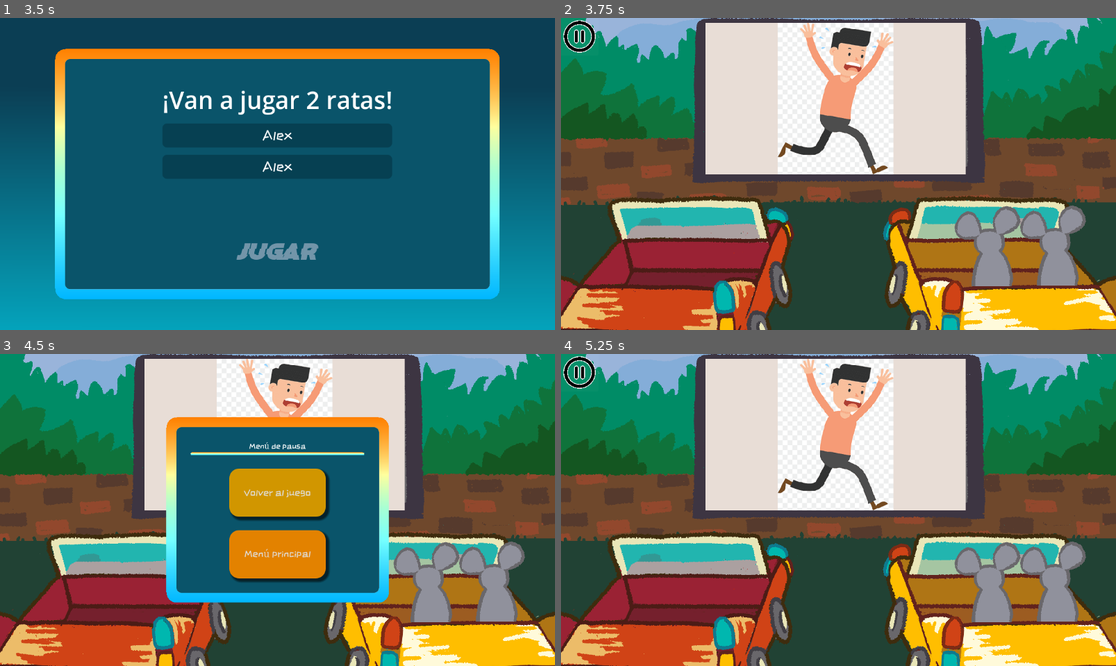
Above: before the commit, frames 1-4 (two rows, left to right).
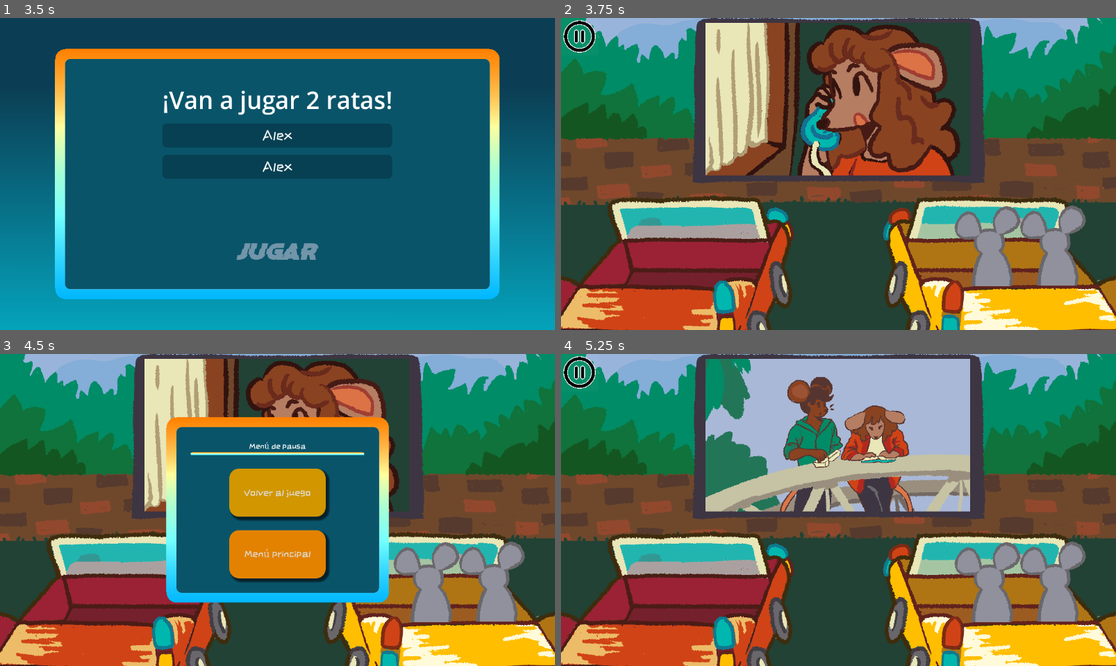
Above: after the commit, the same moments.

Repository: mamRobles/Las_ratas_dan_la_lata
Game: Godot game, scene res://Inicio/Scenes/MDI.tscn
Same seed, same stepped clock (60 frames per second), same inputs: the game is played once before the commit and once after it.
Inputs (mouse positions are in pixels of both pictures, inside the frame that each line leads up to):
- Up to frame 1 (3.5 s): click (277, 174) at 0.5 s; click "2 Jugadores" at 1.25 s; click (177, 230) at 2.02 s; type "Alex" at 2.1 s; click (377, 230) at 2.25 s; type "Alex" at 2.33 s; click "Continuar" at 2.75 s
- Up to frame 2 (3.75 s): click "JUGAR" at 3.5 s
- Up to frame 3 (4.5 s): click (16, 372) at 4.25 s
- Up to frame 4 (5.25 s): click "Volver al juego" at 5 s

Frame 1 is identical in both runs. In frame 2, 23% of the frame differs, in the area x 26-74%, y 1-51%; in frame 3, 11%; in frame 4, 23%.

Commit message:
película modificada, faltan las escenas de jumpscare, también he añadido a freddy gatueger

Diff:
--- a/Final/Scenes/final.tscn
+++ b/Final/Scenes/final.tscn
@@ -276,7 +276,7 @@
 rotation = -0.23911
 sprite_frames = SubResource("SpriteFrames_dtt5y")
 autoplay = "default"
-frame_progress = 0.547835
+frame_progress = 0.409576
 speed_scale = 4.0
 
 [connection signal="pressed" from="PanelContainer2/PanelContainer/MarginContainer/HBoxContainer/Volver a Jugar" to="." method="_on_volver_a_jugar_pressed"]
--- a/MINI2/Scenes/MINI2.tscn
+++ b/MINI2/Scenes/MINI2.tscn
@@ -31,15 +31,18 @@
 show_behind_parent = true
 light_mask = 512
 visibility_layer = 512
+clip_contents = false
 anchors_preset = 5
 anchor_left = 0.5
 anchor_right = 0.5
+anchor_bottom = 0.0
 offset_left = -276.0
 offset_top = 10.0
 offset_right = 324.0
 offset_bottom = 360.0
-grow_horizontal = 2
-scale = Vector2(0.9, 0.9)
+grow_vertical = 1
+scale = Vector2(0.52, 0.52)
+pivot_offset = Vector2(0.5, 0)
 mouse_filter = 2
 
 [node name="TextureRect2" type="TextureRect" parent="Node2D/ParallaxBackground"]
--- a/MINI2/Scenes/imagen-MINI2.tscn
+++ b/MINI2/Scenes/imagen-MINI2.tscn
@@ -131,18 +131,21 @@
 clip_contents = true
 custom_minimum_size = Vector2(600, 350)
 layout_mode = 3
-anchors_preset = 0
-offset_right = 600.0
-offset_bottom = 350.0
+anchors_preset = 15
+anchor_right = 1.0
+anchor_bottom = 1.0
+grow_horizontal = 2
+grow_vertical = 2
 script = ExtResource("1_fqoey")
+
+[node name="nosfegatu" type="Sprite2D" parent="."]
+visible = false
+z_index = 1
+texture = ExtResource("5_u4vdm")
+centered = false
 
 [node name="AnimatedSprite2D" type="AnimatedSprite2D" parent="."]
 sprite_frames = SubResource("SpriteFrames_l8dvp")
-animation = &"tumba"
+frame_progress = 0.177066
 speed_scale = 0.2
 centered = false
-
-[node name="nosfegatu" type="Sprite2D" parent="."]
-visible = false
-texture = ExtResource("5_u4vdm")
-centered = false
Binary file changed: MINI2/Sprites/MINI2-cine1.png
Binary file changed: MINI2/Sprites/MINI2-cine2.png
Binary file changed: MINI2/Sprites/MINI2-cine3.png
Binary file changed: MINI2/Sprites/nosfegatu.png
